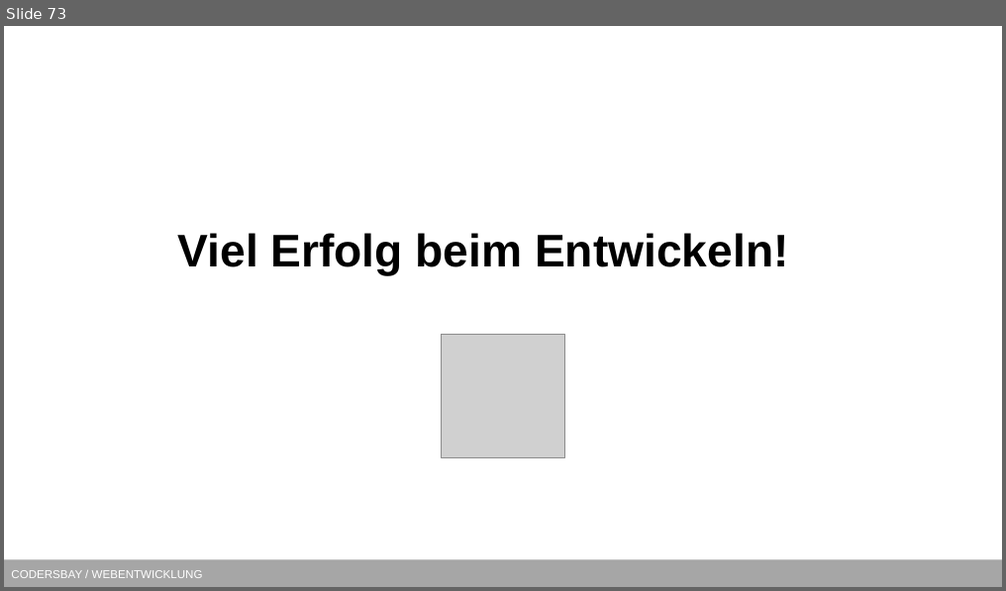
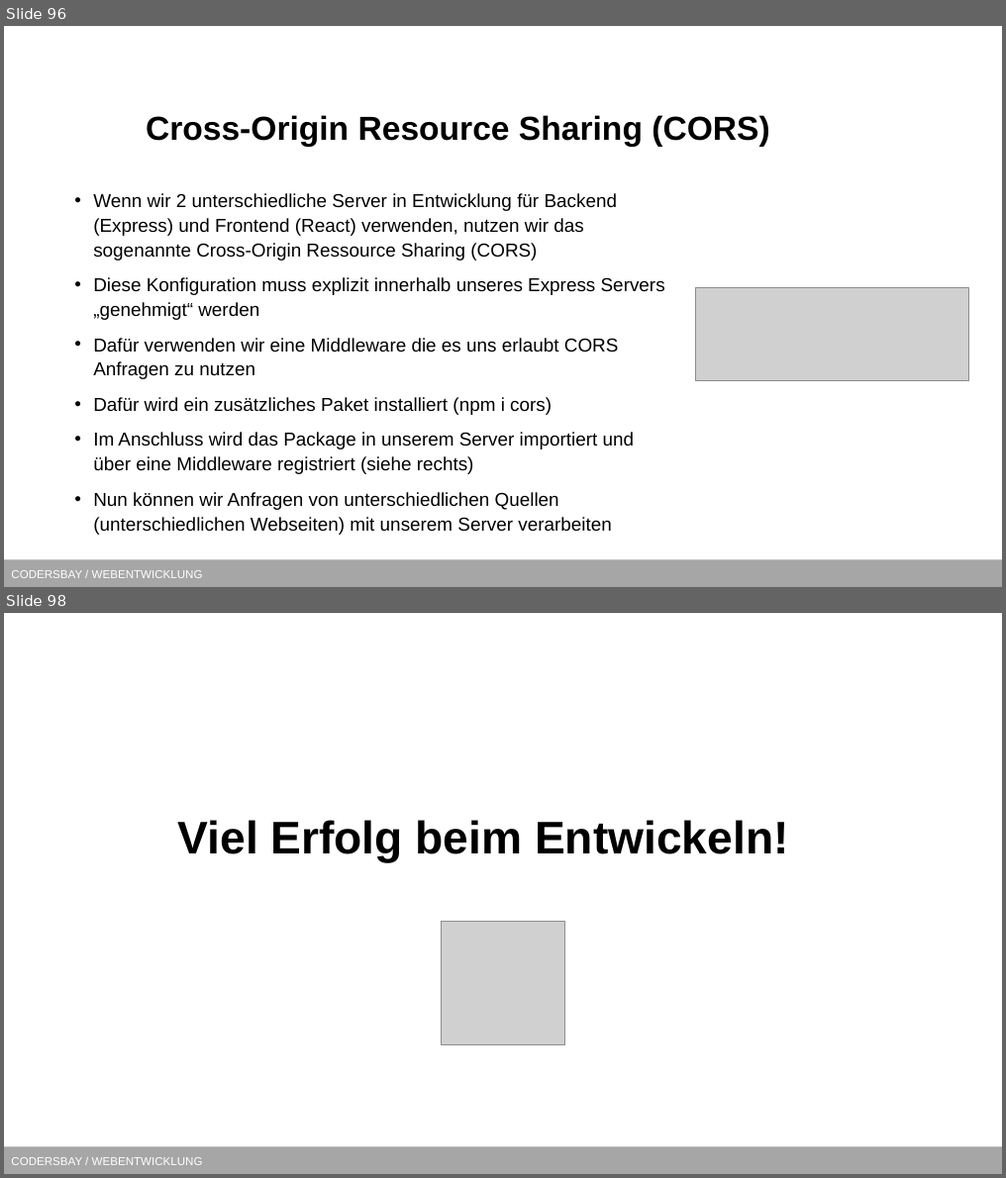
Before and after one commit to kodo89/Webentwicklung_23_24, a slide deck: 9. React/React.pptx. Shown one above the other, each under a label of ours: slide 73 before the commit, slides 96 and 98 after it; the slides between them are not shown. The pictures are 1006x591 and 1006x1178 pixels, drawn with LibreOffice and Linux fonts; fonts in the diff are those of the drawing; grey boxes stand for pictures; background and template pictures are left out. Boxes give left, top, right and bottom in pixels: in the first picture for what was removed or moved away, otherwise in the second. Text is boxed around its words. In the diff, an @@ line names an element or a change of style, - is before the commit and + after.

Commit message:
React Backend & Routing

```diff
--- a/9. React/React.pptx
+++ b/9. React/React.pptx
@@ slide 96 added at [4, 26, 1002, 587], background #FFFFFF; not listed: 1 template element that a slide beside it also shows @@
@@ title added at [146, 115, 769, 147], 32 pt, text #000000, bold @@
+Cross-Origin Resource Sharing (CORS)
@@ text added at [93, 193, 665, 535], 18 pt, text #000000 @@
+• Wenn wir 2 unterschiedliche Server in Entwicklung für Backend (Express) und Frontend (React) verwenden, nutzen wir das sogenannte Cross-Origin Ressource Sharing (CORS)
+• Diese Konfiguration muss explizit innerhalb unseres Express Servers „genehmigt“ werden
+• Dafür verwenden wir eine Middleware die es uns erlaubt CORS Anfragen zu nutzen
+• Dafür wird ein zusätzliches Paket installiert (npm i cors)
+• Im Anschluss wird das Package in unserem Server importiert und über eine Middleware registriert (siehe rechts)
+• Nun können wir Anfragen von unterschiedlichen Quellen (unterschiedlichen Webseiten) mit unserem Server verarbeiten
@@ picture added at [696, 288, 969, 380] @@
@@ what was slide 73 is now slide 98 @@
```
Also in this commit, not shown: 4 slides changed, 24 other slides added, 12 other files.
